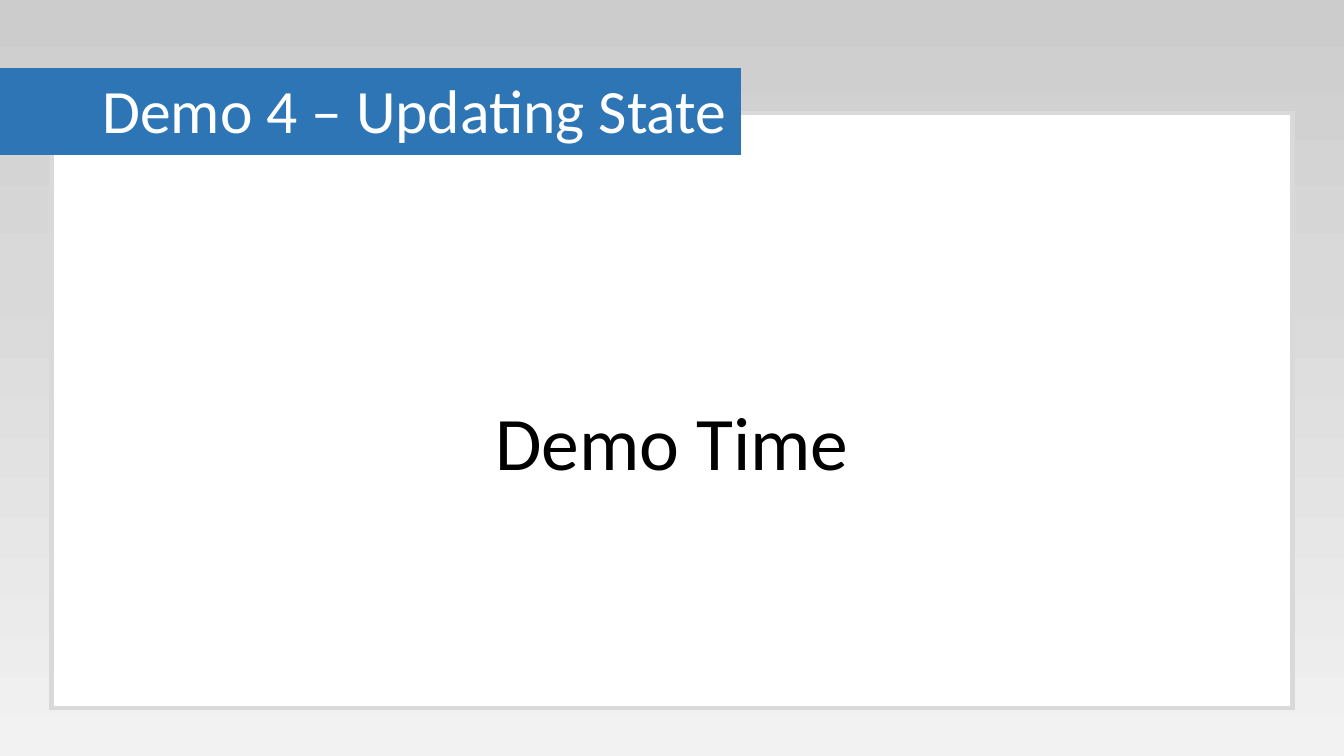
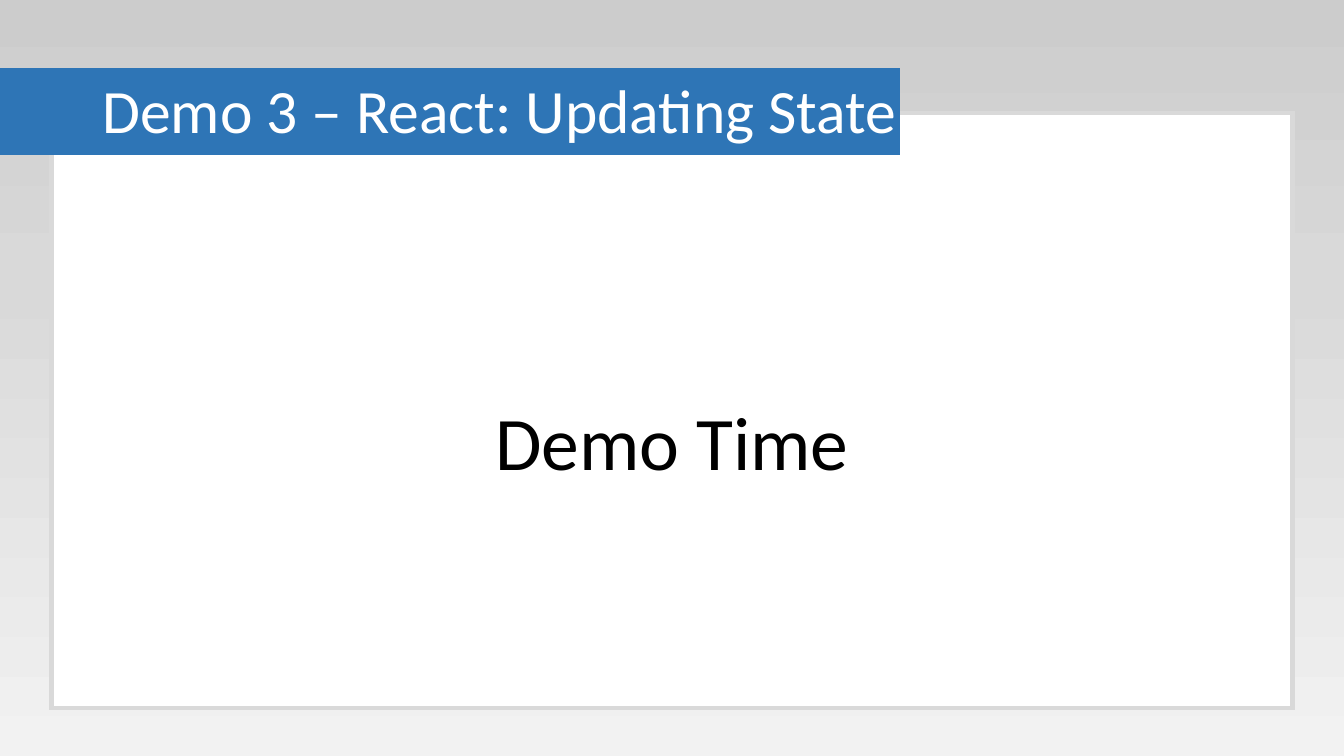
Before and after one commit to Paul-Hadfield/GameOfLife-Talk, a slide deck: slide 22 of Game Of Life Presentation.pptx (slide 24 before the commit). Drawn at 1344x756 pixels with LibreOffice and Linux fonts; fonts in the diff are those of the drawing. Boxes give left, top, right and bottom in pixels: in the first picture for what was removed or moved away, otherwise in the second. Text is boxed around its words. In the diff, an @@ line names an element or a change of style, - is before the commit and + after.

Commit message:
Updated presentation

```diff
--- a/Game Of Life Presentation.pptx
+++ b/Game Of Life Presentation.pptx
@@ rectangle: place and size @@
-rectangle at <box>0,69,740,154</box>
+rectangle at <box>0,69,899,154</box>
@@ title at <box>102,90,896,144</box>: text changed @@
-Demo 4 – Updating State
+Demo 3 – React: Updating State
```
Also in this commit, not shown: 5 other slides changed, 2 slides added, 1 slide removed.
